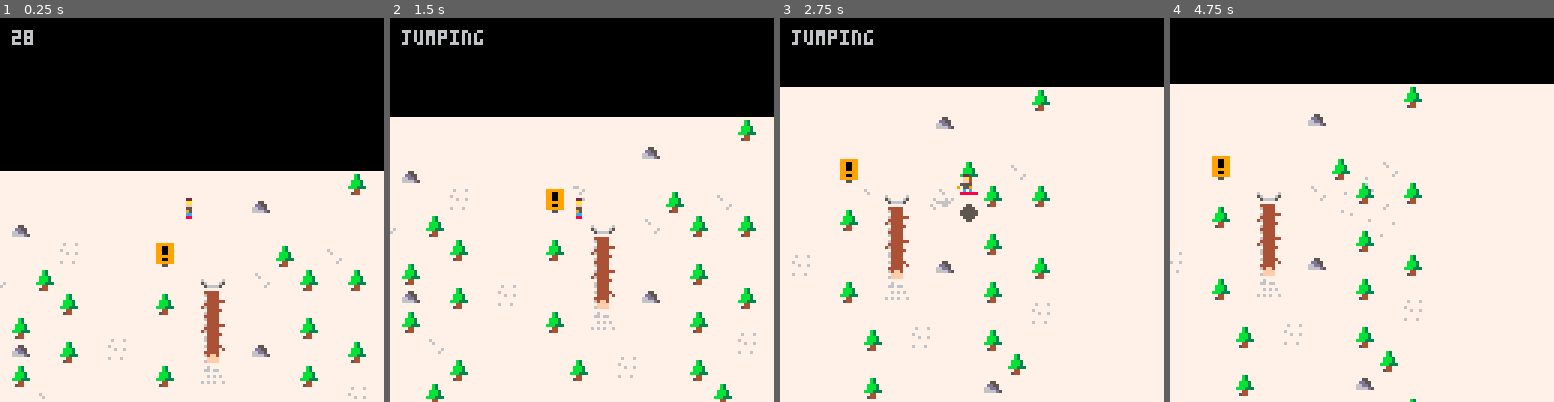
Above: before the commit, frames 1-4 (left to right).
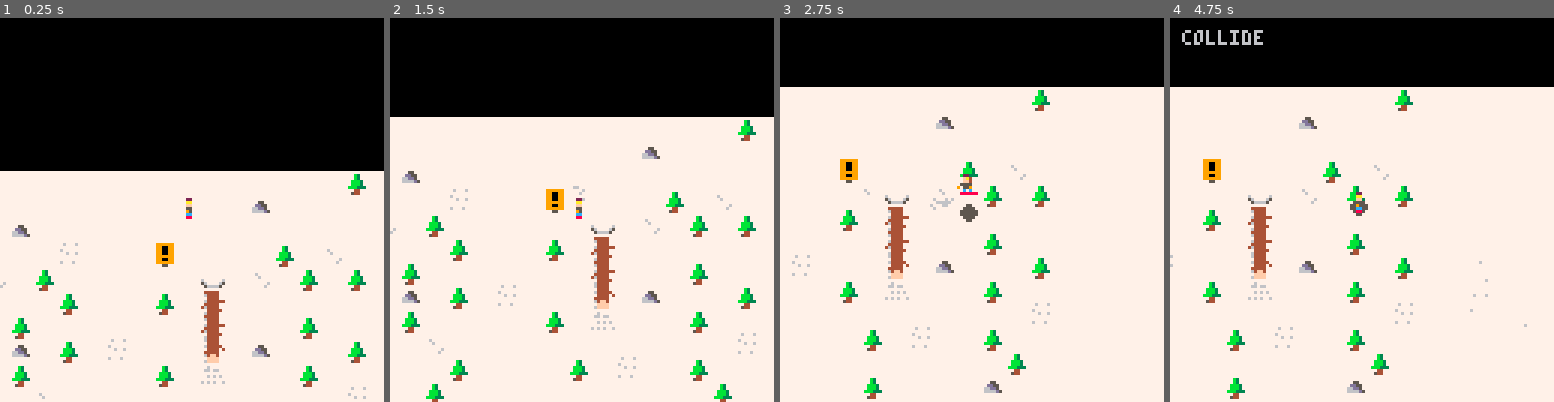
Above: after the commit, the same moments.

Repository: camirmas/carts
Game: PICO-8 cartridge projects/gnar.p8
The game is run twice, just before and just after one commit, with the same random seed, the same clock (stepped at 60 frames per second) and the same inputs.
Inputs:
- Up to frame 1 (0.25 s): no input
- Up to frame 2 (1.5 s): tap O (Z key) at 0.7 s
- Up to frame 3 (2.75 s): hold Right 1.6-2.1 s; tap O (Z key) at 1.7, 2.1, 2.5 s; hold Up 2.15-2.42 s; hold Right from 2.47 s (still down)
- Up to frame 4 (4.75 s): tap O (Z key) every 0.4 s from 2.9 to 4.5 s; release Right at 3.03 s; hold Left 3.08-3.58 s; hold Down 3.63-3.97 s; hold Right 4.02-4.68 s; hold Up from 4.73 s (still down)

The runs differ from the first frame. In frame 1, 0.1% of the frame differs, in the area x 3-9%, y 3-8%; in frame 2, 0.4%; in frame 3, 0.4%; in frame 4, 7.1%, in the area x 0-100%, y 3-100%.

Commit message:
Fixed jibbing

Diff:
--- a/projects/gnar.p8
+++ b/projects/gnar.p8
@@ -11,6 +11,7 @@
 
 rock_k = 2
 tree_k = 3
+logs_k = {36, 37}
 
 trail = {}
 particles = {}
@@ -45,11 +46,40 @@
         move = function(self, dx, dy)
             self.x = self.x + dx
             self.y = self.y + dy
+
+            if p.jumping then
+                local pz = p.z - g
+                if pz >= 0 then
+                    p.z = pz
+                else
+                    p.z = 0
+                    p.jumping = false
+                    sfx(1)
+                    -- debug = "end jump"
+                end
+            end
         end,
         draw = function(self)
             spr(self.k, self.x, self.y)
         end,
-        on_collide = function(self, b)
+        on_collide = function(self, other)
+            if p.jumping and other.type == tile_types["jib"] then
+                -- debug="grinding"
+                p.grinding = true
+            elseif p.grinding then
+                if other.type == tile_types["jib"] then
+                    p.k = 11
+                    p.spd.x = 0
+                else
+                    p.grinding = false
+                end
+            else
+                debug="collide"
+                make_explode(40)
+                player_load = 30
+                reset_player()
+                sfx(2)
+            end
         end,
         collide = function(self, other, dx, dy)
             if other.x+other.hitbox.x+other.hitbox.w > self.x+self.hitbox.x+dx and
@@ -103,6 +133,13 @@
     return t
 end
 
+function create_log(x, y, k)
+    local t = create_obs(x, y, k)
+    t.type = tile_types["jib"]
+
+    return t
+end
+
 function is_tile(type, x, y)
     return fget(mget(x, y), tile_types[type])
 end
@@ -213,8 +250,9 @@
     end
 
     if btn(4) and not p.jumping then
-        debug = "jumping"
+        -- debug = "jumping"
         p.jumping = true
+        p.grinding = false
         sfx(0)
         p.z = 15 -- jump frames
     end
@@ -224,56 +262,22 @@
     p:update_hitbox()
     -- p.target_dir = dir
 
-    local collide = nil
+    local has_collided = false
     for obs in all(objects) do
-        if not p.jumping and p:collide(obs, dir[1] * p.spd.x, dir[2] * p.spd.y) then
-            collided = true
+        local collide = p:collide(obs, dir[1] * p.spd.x, dir[2] * p.spd.y)
+        if collide then
+            has_collided = true
             p:on_collide(obs)
-            collide = obs
-        end
-    end
+        end
+    end
+
+    if (not has_collided and p.grinding) p.grinding = false
 
     local turn_speed = 0.1 -- adjust this value to change how fast the player turns
     dir[1] = lerp(p.dir[1], dir[1], turn_speed)
     dir[2] = lerp(p.dir[2], dir[2], turn_speed)
-
     p.dir = dir
-
-    if (not collide) p:move(dir[1] * p.spd.x, dir[2] * p.spd.y)
-
-    if p.grinding then
-        if collide and collide.type == tile_types["jib"] then
-            p.k = 11
-            p.spd.x = 0
-        else
-            p.grinding = false
-        end
-    end
-
-    if p.jumping then
-        local pz = p.z - g
-        if pz >= 0 then
-            p.z = pz
-
-            if collide and collide.type == tile_types["jib"] then
-                p.jumping = true
-                p.grinding = true
-            end
-        else
-            p.z = 0
-            p.jumping = false
-            sfx(1)
-            -- debug = "end jump"
-        end
-    else
-        if not p.grinding and collide and collide.type == tile_types["solid"] then
-            -- debug="collide"
-            make_explode(40)
-            player_load = 30
-            reset_player()
-            sfx(2)
-        end
-    end
+    p:move(dir[1] * p.spd.x, dir[2] * p.spd.y)
 end
 
 function reset_player()
@@ -292,11 +296,13 @@
                 add(objects, create_tree(x*8, y*8))
             elseif tile == rock_k then
                 add(objects, create_rock(x*8, y*8))
+            elseif tile == logs_k[1] or tile == logs_k[2] then
+                add(objects, create_log(x*8, y*8))
             end
         end
     end
 
-    debug=#objects
+    -- debug=#objects
 end
 
 function _init()
